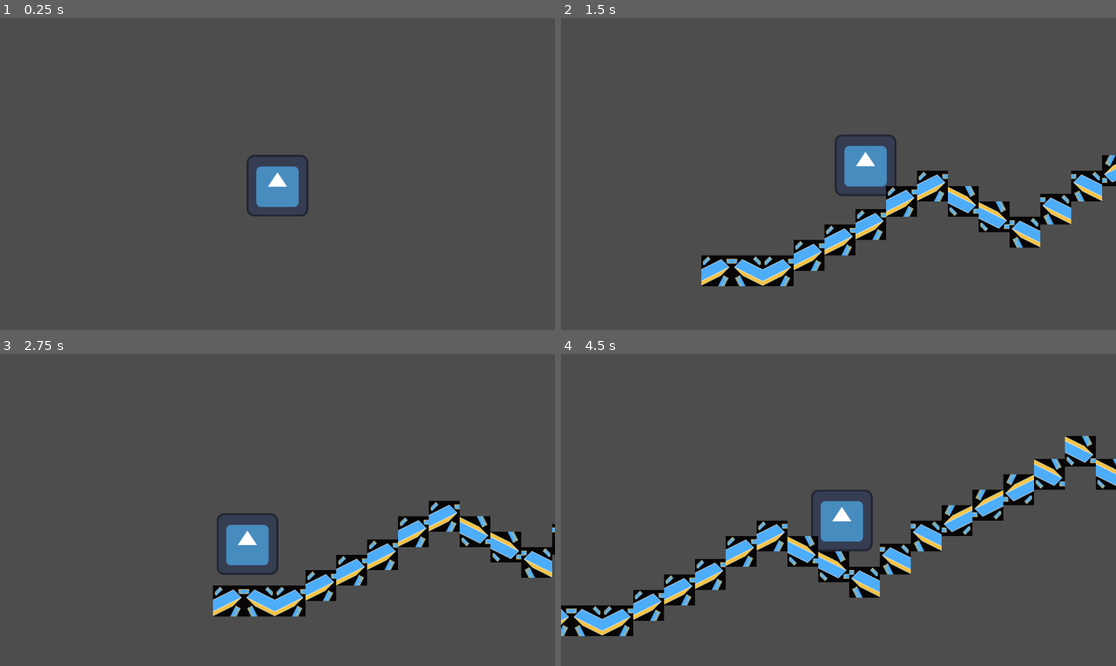
Above: before the commit, frames 1-4 (two rows, left to right).
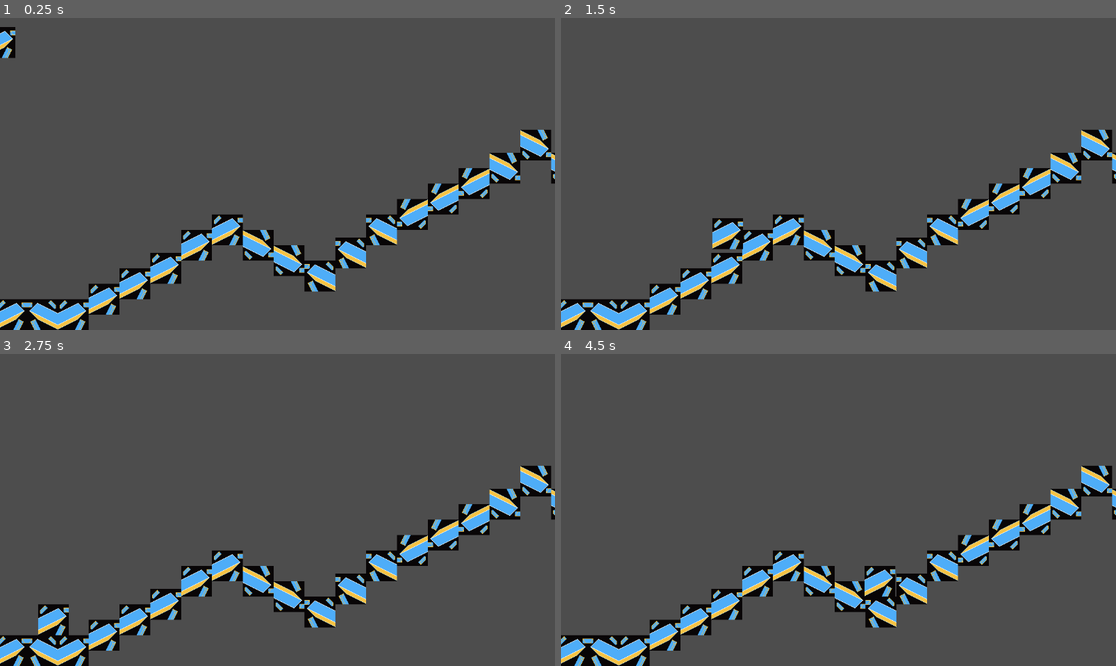
Above: after the commit, the same moments.

Repository: DaBlower/chronotime
Game: Godot game, scene res://scenes/main.tscn
Two runs of this game, one before a commit and one after it. Both use one fixed random seed, a clock stepped at 60 frames per second and the inputs below. Before the commit the project starts from res://main.tscn. The engine's default icon, where the game draws it, is replaced by a stand-in: a white triangle on a blue panel in a dark square.
Inputs:
- Up to frame 1 (0.25 s): no input
- Up to frame 2 (1.5 s): tap Enter at 0.5 s; hold D (move_right) from 0.53 s (still down); tap Space (jump) at 0.6, 0.77, 1.07, 1.35 s
- Up to frame 3 (2.75 s): tap Space (jump) at 1.52, 1.82, 2.1 s; release D (move_right) at 2.03 s; hold A (move_left) from 2.03 s (still down)
- Up to frame 4 (4.5 s): release A (move_left) at 2.78 s; hold D (move_right) 2.78-4.28 s; tap Space (jump) at 2.85, 3.02, 3.32, 3.6, 3.77, 4.07, 4.35 s; hold A (move_left) from 4.28 s (still down)

The runs differ from the first frame. In frame 1, 11% of the frame differs, in the area x 0-100%, y 2-100%; in frame 2, 16%; in frame 3, 15%; in frame 4, 20%, in the area x 0-100%, y 26-100%.

Commit message:
basic movement script

Diff:
--- a/project.godot
+++ b/project.godot
@@ -46,3 +46,7 @@
 [physics]
 
 2d/default_gravity=1500.0
+
+[rendering]
+
+textures/canvas_textures/default_texture_filter=0
--- a/main.tscn
+++ b/scenes/main.tscn
@@ -1,15 +1,10 @@
-[gd_scene load_steps=7 format=4 uid="uid://b4665ewm4h5yo"]
+[gd_scene load_steps=5 format=4 uid="uid://b4665ewm4h5yo"]
 
-[ext_resource type="Script" uid="uid://c6wl8hd54lmct" path="res://player.gd" id="1_h2yge"]
-[ext_resource type="Texture2D" uid="uid://cs08r38qphulj" path="res://icon.svg" id="1_ig7tw"]
-[ext_resource type="Texture2D" uid="uid://b5w5gctla0icn" path="res://pfp_64.png" id="3_1bvp3"]
-
-[sub_resource type="CapsuleShape2D" id="CapsuleShape2D_0xm2m"]
-radius = 54.0
-height = 108.0
+[ext_resource type="PackedScene" uid="uid://ccndup45bwhh1" path="res://scenes/player.tscn" id="2_0wfyh"]
+[ext_resource type="Texture2D" uid="uid://b5w5gctla0icn" path="res://pfp_64.png" id="3_tbgi4"]
 
 [sub_resource type="TileSetAtlasSource" id="TileSetAtlasSource_lquwl"]
-texture = ExtResource("3_1bvp3")
+texture = ExtResource("3_tbgi4")
 texture_region_size = Vector2i(64, 64)
 0:0/0 = 0
 0:0/0/physics_layer_0/polygon_0/points = PackedVector2Array(-32.0117, -32.0195, -31.9961, 31.9883, 31.9961, 31.9883, 31.9883, -32.0039)
@@ -35,20 +30,8 @@
 
 [node name="Node" type="Node"]
 
-[node name="Player" type="CharacterBody2D" parent="."]
-script = ExtResource("1_h2yge")
-
-[node name="Sprite2D" type="Sprite2D" parent="Player"]
-texture = ExtResource("1_ig7tw")
-
-[node name="CollisionShape2D" type="CollisionShape2D" parent="Player"]
-position = Vector2(0, 10)
-shape = SubResource("CapsuleShape2D_0xm2m")
-
-[node name="Camera2D" type="Camera2D" parent="Player"]
-position_smoothing_enabled = true
-position_smoothing_speed = 7.0
-
 [node name="TileMapLayer" type="TileMapLayer" parent="."]
 tile_map_data = PackedByteArray("AAABACYAAQAAAAAAAAAFACYAAQAAAAAAABAJACYAAQAAAAAAAAANACQAAQAAAAAAAAARACIAAQAAAAAAAAAVAC …(224 unchanged characters)…
 tile_set = SubResource("TileSet_7mycd")
+
+[node name="Player" parent="." instance=ExtResource("2_0wfyh")]
--- /dev/null
+++ b/scenes/player.tscn
@@ -0,0 +1,26 @@
+[gd_scene load_steps=4 format=3 uid="uid://ccndup45bwhh1"]
+
+[ext_resource type="Script" uid="uid://2lpi5p3om2bj" path="res://scripts/movement.gd" id="1_g2els"]
+[ext_resource type="Texture2D" uid="uid://b5w5gctla0icn" path="res://pfp_64.png" id="2_qhqgy"]
+
+[sub_resource type="CapsuleShape2D" id="CapsuleShape2D_dqkch"]
+radius = 30.0
+height = 60.0
+
+[node name="Player" type="Node"]
+
+[node name="CharacterBody2D" type="CharacterBody2D" parent="."]
+script = ExtResource("1_g2els")
+
+[node name="Sprite2D" type="Sprite2D" parent="CharacterBody2D"]
+position = Vector2(0, 7)
+texture = ExtResource("2_qhqgy")
+
+[node name="CollisionShape2D" type="CollisionShape2D" parent="CharacterBody2D"]
+position = Vector2(0, 9)
+shape = SubResource("CapsuleShape2D_dqkch")
+
+[node name="CoyoteTime" type="Timer" parent="CharacterBody2D"]
+process_callback = 0
+wait_time = 0.2
+one_shot = true
--- /dev/null
+++ b/scripts/movement.gd
@@ -0,0 +1,45 @@
+extends CharacterBody2D
+
+@onready var coyote_time: Timer = $CoyoteTime
+@onready var sprite_2d: Sprite2D = $Sprite2D
+
+const UP_DIRECTION := Vector2.UP # change this to allow walking on walls or the direction of gravity
+
+@export var speed := 600.0 # := means that the value and TYPE are equal
+@export var jump_strength := 700.0 # how strong a jump is (the velocity added)
+@export var maximum_jumps := 2 # to allow for double jumping
+@export var double_jump_strength := 1200.0 # a weaker jump strength for double jumps
+
+
+func _physics_process(delta: float) -> void:
+	# variables
+	var jumps_made := 0
+	var is_falling := velocity.y > 0.0 and not is_on_floor()
+	var is_jumping := Input.is_action_just_pressed("jump") and (is_on_floor() or !coyote_time.is_stopped()) # jumps if key is pressed and is on floor or coyote time hasn't ended
+	var is_double_jumping := Input.is_action_just_pressed("jump") and is_on_floor() and coyote_time.is_stopped()
+	var is_jump_cancelled := Input.is_action_just_released("jump") and velocity.y < 0.0
+	var is_idle := is_on_floor() and is_zero_approx(velocity.x)
+	var is_running := is_on_floor() and not is_zero_approx(velocity.x)
+
+
+	var direction := Input.get_axis("move_left", "move_right") # move_left is negative and move_right is positive
+
+	velocity.x = direction * speed
+
+	# handle jumps
+	if is_jumping:
+		jumps_made += 1
+		velocity.y = -jump_strength
+		coyote_time.start()
+	elif is_double_jumping:
+		jumps_made += 1
+		if jumps_made <= maximum_jumps:
+			velocity.y = -double_jump_strength
+	elif is_jump_cancelled:
+		velocity.y = 0.0 # stops velocity building up when standing still
+	elif is_idle or is_running:
+		jumps_made = 0
+	else:
+		velocity += get_gravity() * delta
+
+	move_and_slide()
Not shown, added: scripts/movement.gd.uid
Renamed: player.gd -> scripts/player.gd
Renamed: player.gd.uid -> scripts/player.gd.uid
